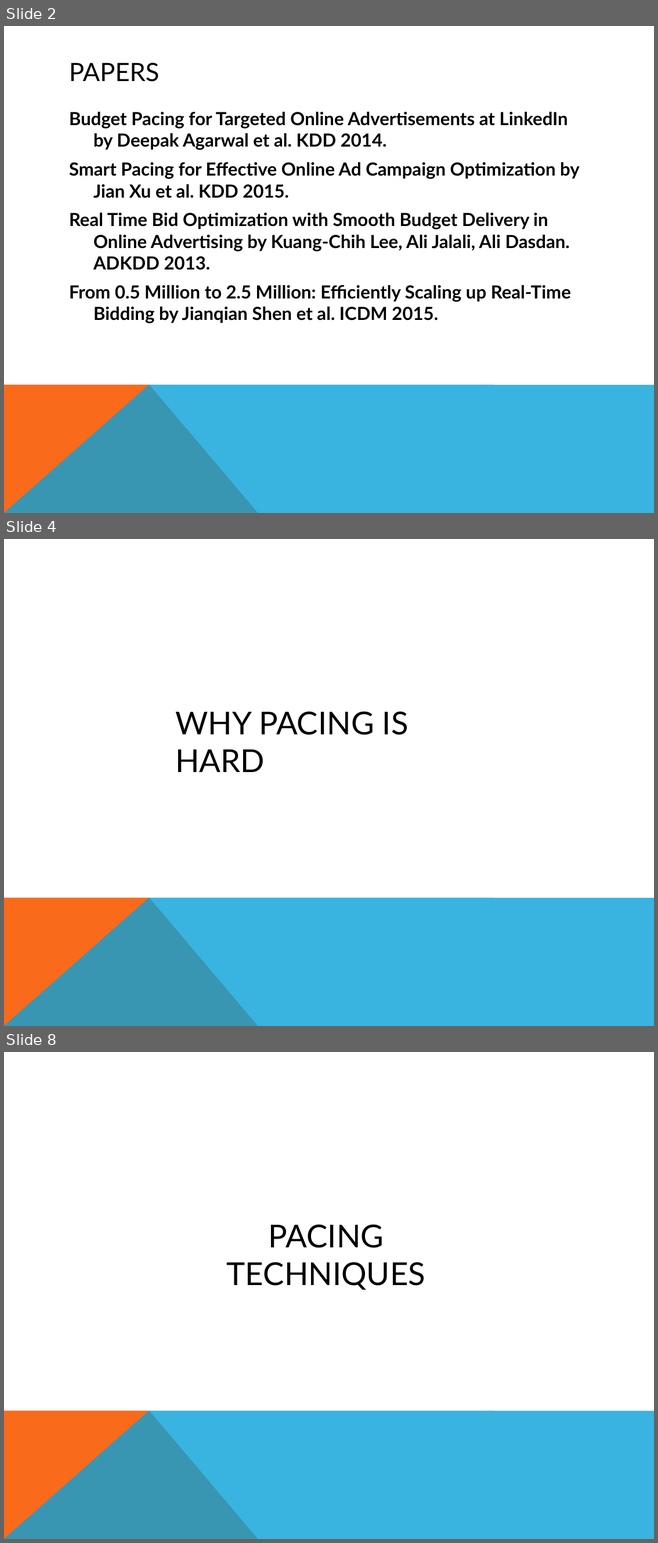
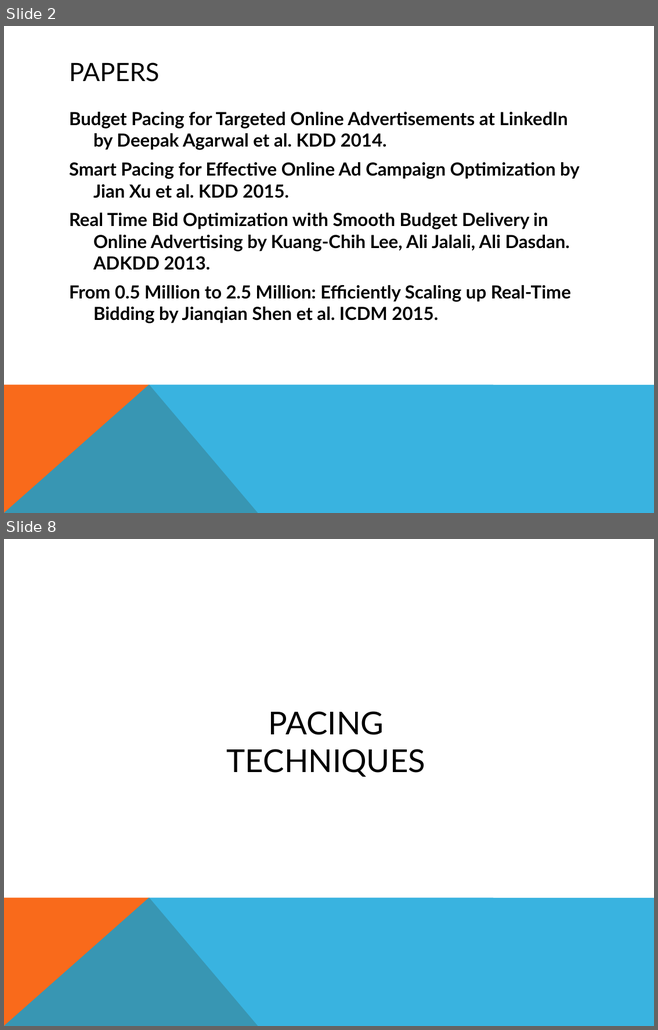
Before and after one commit to PragmaticLab/RTB_Budget_Pacing_Summarized, a slide deck: RTBPacingTechniques.pptx. Shown one above the other, each under a label of ours: slides 2, 4 and 8 before the commit, slides 2 and 8 after it; the slides between them are not shown. The pictures are 658x1543 and 658x1030 pixels, drawn with LibreOffice and Linux fonts; fonts in the diff are those of the drawing. Boxes give left, top, right and bottom in pixels: in the first picture for what was removed or moved away, otherwise in the second. Text is boxed around its words. In the diff, an @@ line names an element or a change of style, - is before the commit and + after.

```diff
--- a/RTBPacingTechniques.pptx
+++ b/RTBPacingTechniques.pptx
@@ slide 4 removed at (4, 539, 654, 1026), background #FFFFFF; not listed: 2 template elements that a slide beside it also shows @@
@@ title removed at (175, 711, 408, 772) @@
-WHY PACING IS HARD
```
Also in this commit, not shown: 14 slides changed, 1 slide added, 1 other file.
